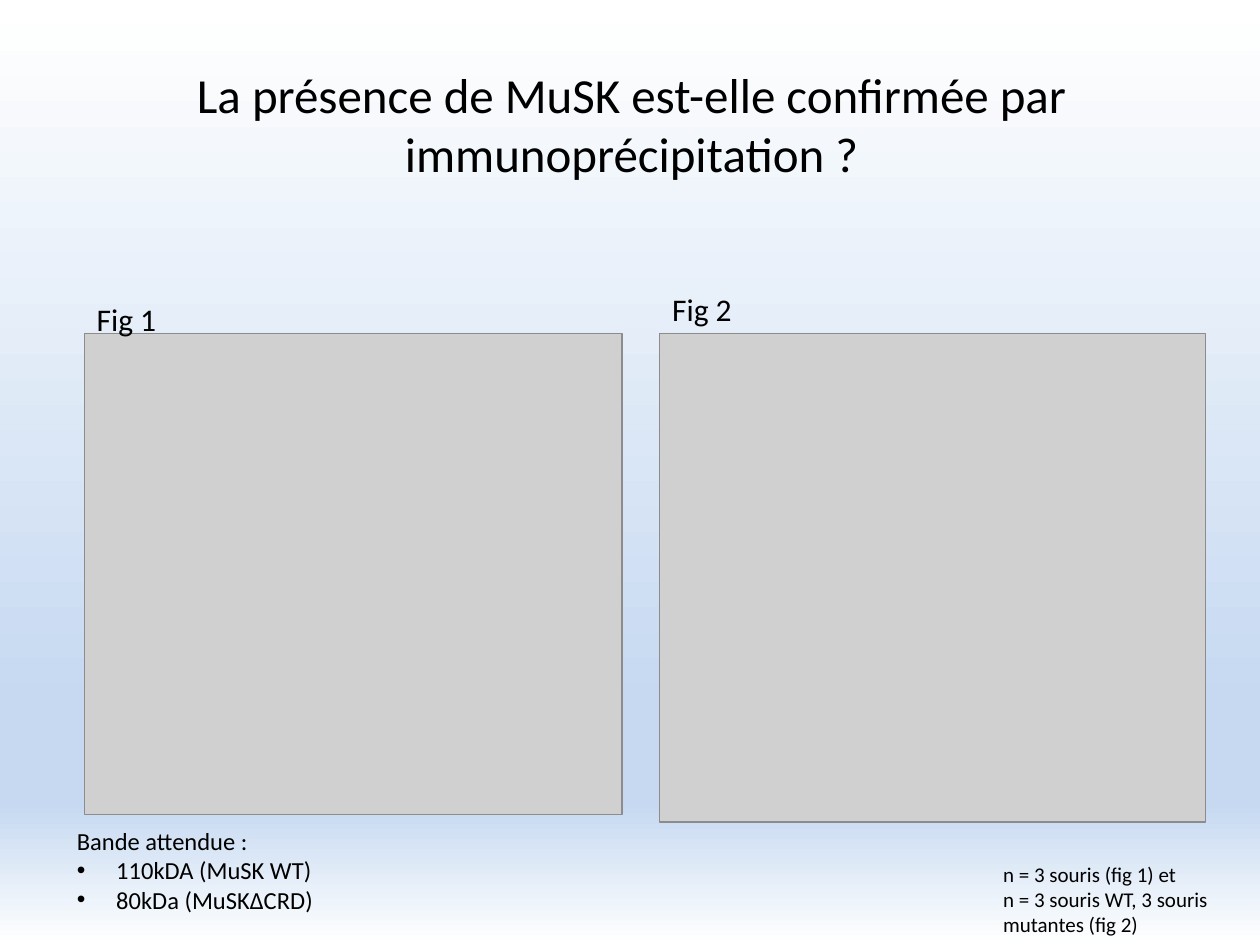
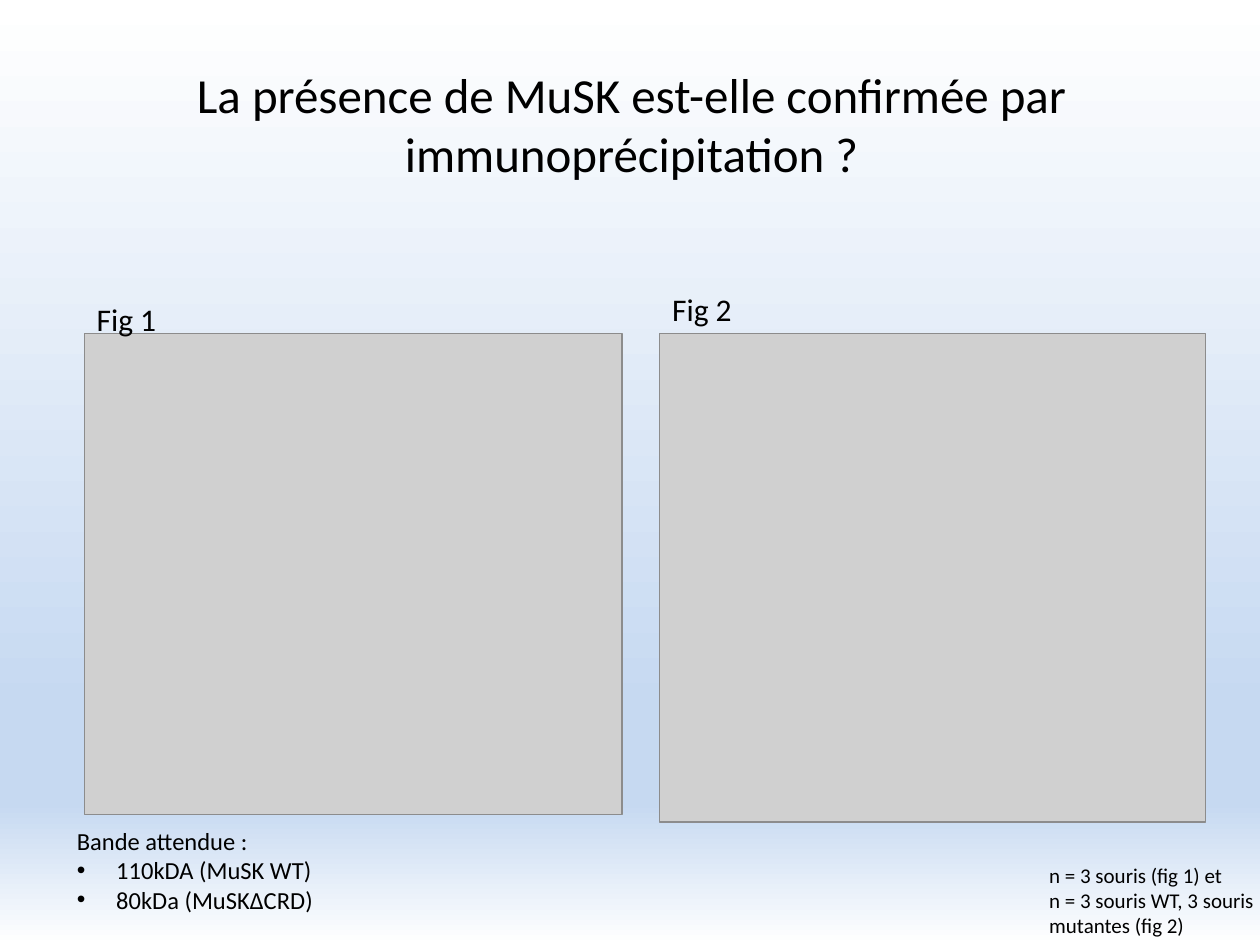
Before and after one commit to FlorentKl/rapport-m2, a slide deck: slide 13 of Présentation Oral.pptx. Drawn at 1260x945 pixels with LibreOffice and Linux fonts; fonts in the diff are those of the drawing; grey boxes stand for pictures. Boxes give left, top, right and bottom in pixels: in the first picture for what was removed or moved away, otherwise in the second. Text is boxed around its words. In the diff, an @@ line names an element or a change of style, - is before the commit and + after.

```diff
--- a/Présentation Oral.pptx
+++ b/Présentation Oral.pptx
@@ text "n = 3 souris (fig ...": place and size @@
-text "n = 3 souris (fig ..." at box(1003, 867, 1208, 936)
+text "n = 3 souris (fig ..." at box(1049, 868, 1254, 937)
```
Also in this commit, not shown: 1 other slide changed.
